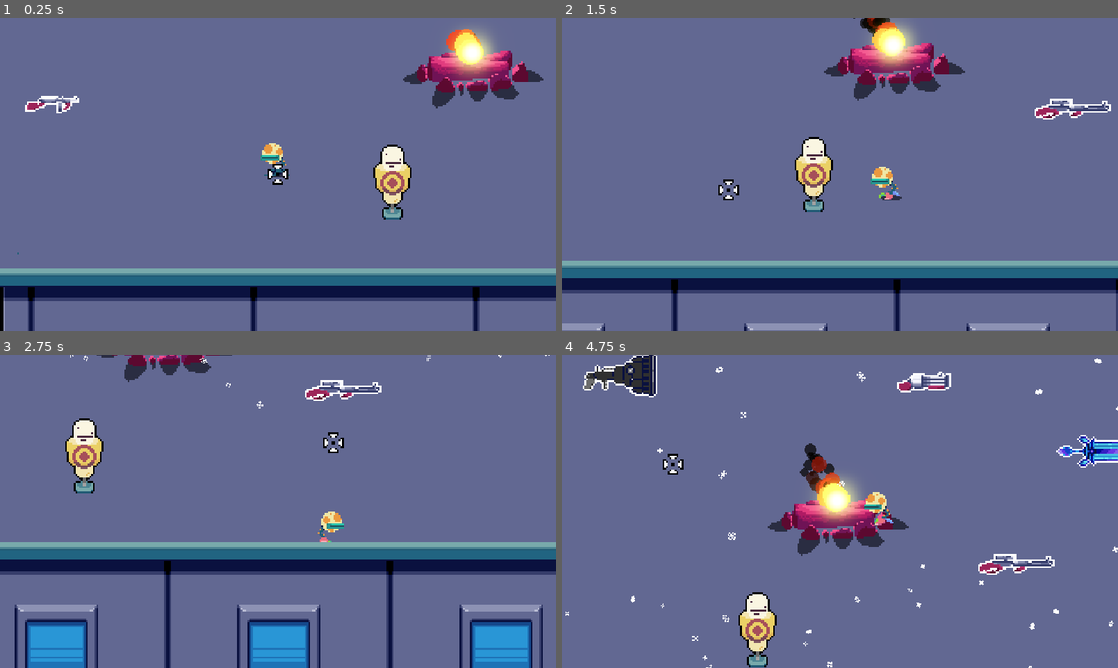
Above: before the commit, frames 1-4 (two rows, left to right).
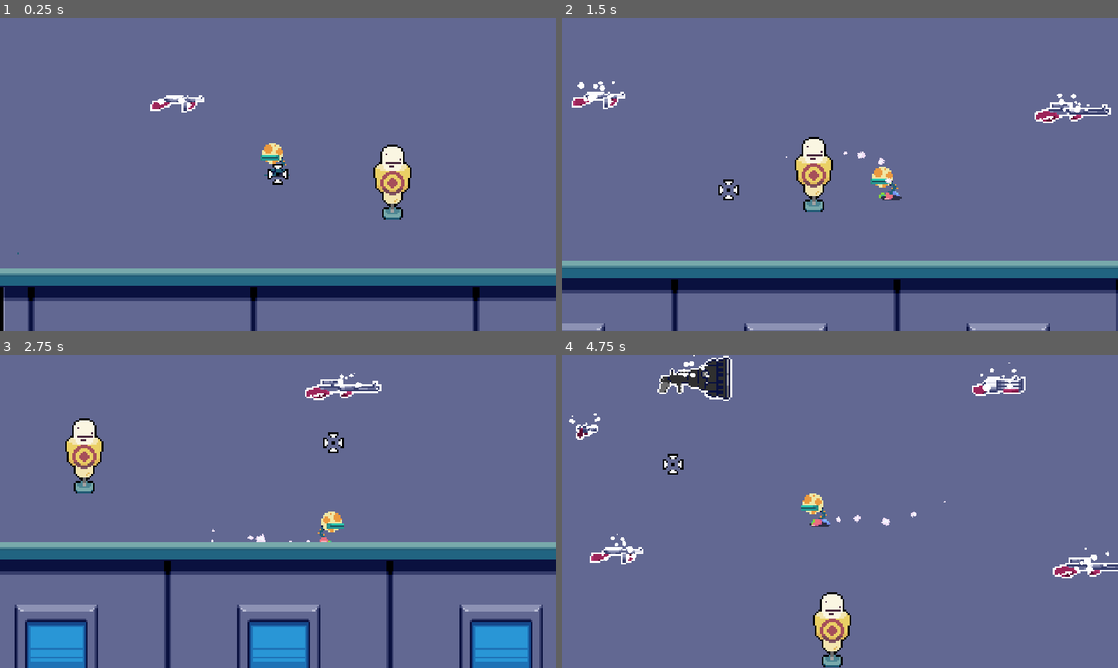
Above: after the commit, the same moments.

Repository: gisotra/protoroguelike
Game: Godot game, scene res://scenes/levels/lobby_room.tscn
The game is run twice, just before and just after one commit, with the same random seed, the same clock (stepped at 60 frames per second) and the same inputs.
Inputs (mouse positions are in pixels of both pictures, inside the frame that each line leads up to):
- Up to frame 1 (0.25 s): no input
- Up to frame 2 (1.5 s): move the mouse to (962, 158) at 0.52 s; press the mouse at (962, 158) at 0.53 s; hold D (move_right) 0.53-1.28 s; move the mouse to (728, 190) at 1.27 s; release the mouse at (728, 190) at 1.28 s; hold S (move_down) from 1.28 s (still down); right-click (728, 190) at 1.35 s
- Up to frame 3 (2.75 s): click (166, 527) at 1.55 s; move the mouse to (333, 442) at 2.02 s; release S (move_down) at 2.03 s; press the mouse at (333, 442) at 2.03 s; hold D (move_right) from 2.03 s (still down)
- Up to frame 4 (4.75 s): move the mouse to (812, 574) at 2.77 s; release D (move_right) at 2.78 s; release the mouse at (812, 574) at 2.78 s; hold W (move_up) 2.78-3.53 s; tap E (interact) at 2.85 s; click (812, 574) at 3.05 s; move the mouse to (1006, 558) at 3.52 s; press the mouse at (1006, 558) at 3.53 s; hold A (move_left) from 3.53 s (still down); tap Space (switch_weapons) at 3.6 s; move the mouse to (673, 464) at 4.27 s; release the mouse at (673, 464) at 4.28 s; click (673, 464) at 4.35 s

The runs differ from the first frame. In frame 1, 3.6% of the frame differs, in the area x 4-98%, y 3-31%; in frame 2, 4.1%; in frame 3, 1.2%; in frame 4, 11%, in the area x 0-100%, y 0-100%.

Commit message:
shine drop

Diff:
--- a/resources/swords/Night_Veil.tres
+++ b/resources/swords/Night_Veil.tres
@@ -1,11 +1,7 @@
-[gd_resource type="Resource" script_class="SwordSettings" load_steps=5 format=3 uid="uid://di5oa2iupmtc8"]
+[gd_resource type="Resource" script_class="SwordSettings" load_steps=4 format=3 uid="uid://di5oa2iupmtc8"]
 
 [ext_resource type="Script" uid="uid://hcjoj7k40n5o" path="res://resources/swords/base/SwordSettings.gd" id="1_y58xb"]
 [ext_resource type="Texture2D" uid="uid://c0ruf3huv32kn" path="res://scenes/weapons/guns/visuals/guns_spritesheet.png" id="2_loucf"]
-
-[sub_resource type="AtlasTexture" id="AtlasTexture_1af4m"]
-atlas = ExtResource("2_loucf")
-region = Rect2(131, 166, 46, 19)
 
 [sub_resource type="AtlasTexture" id="AtlasTexture_loucf"]
 atlas = ExtResource("2_loucf")
@@ -15,5 +11,4 @@
 script = ExtResource("1_y58xb")
 combo_size = 3
 sword_sprite = SubResource("AtlasTexture_loucf")
-sword_outline = SubResource("AtlasTexture_1af4m")
 metadata/_custom_type_script = "uid://hcjoj7k40n5o"
--- a/scenes/levels/lobby_room.tscn
+++ b/scenes/levels/lobby_room.tscn
@@ -1,15 +1,13 @@
-[gd_scene load_steps=25 format=3 uid="uid://dacrcyjtpm36g"]
+[gd_scene load_steps=23 format=3 uid="uid://dacrcyjtpm36g"]
 
 [ext_resource type="PackedScene" uid="uid://bfn5x154t8bag" path="res://scenes/scenary/Gate.tscn" id="1_5wg5b"]
 [ext_resource type="PackedScene" uid="uid://dtbcxe7mm1u4b" path="res://scenes/UI/cursor.tscn" id="1_e5vng"]
 [ext_resource type="PackedScene" uid="uid://ctl5ov2xsk68e" path="res://scenes/player/player.tscn" id="2_cq85v"]
 [ext_resource type="PackedScene" uid="uid://bbwh752ccvdj2" path="res://scenes/camera/camera.tscn" id="3_e5vng"]
-[ext_resource type="PackedScene" uid="uid://culccqnh0ukgy" path="res://scenes/levels/emmiters/snow_emitter.tscn" id="3_hi1ba"]
 [ext_resource type="Texture2D" uid="uid://f7cl8jw48rsg" path="res://scenes/scenary/visuals/newLobby.png" id="3_y8spk"]
 [ext_resource type="Texture2D" uid="uid://c0tdowp71tidy" path="res://scenes/scenary/visuals/gate.png" id="6_capf1"]
 [ext_resource type="Script" uid="uid://fxd2qv6cevdu" path="res://scenes/camera/scripts/cinematic_area.gd" id="7_6jy5w"]
 [ext_resource type="PackedScene" uid="uid://d2tsr6a16pfw4" path="res://scenes/entities/npcs/npc.tscn" id="8_dxdr2"]
-[ext_resource type="PackedScene" uid="uid://boybbexvgy8em" path="res://scenes/scenary/scripts/firepit.tscn" id="8_sbk1y"]
 [ext_resource type="Texture2D" uid="uid://dx0h3aifdpoup" path="res://scenes/scenary/visuals/newLobby_underBoard.png" id="10_t5hfm"]
 [ext_resource type="PackedScene" uid="uid://bq2s3apqr5xbe" path="res://scenes/weapons/guns/pistol.tscn" id="11_1bake"]
 [ext_resource type="PackedScene" uid="uid://cb7tdfihvsbhj" path="res://scenes/weapons/guns/rocket_launcher.tscn" id="12_bgurf"]
@@ -50,12 +48,6 @@
 adjustment_enabled = true
 
 [node name="LobbyRoom" type="Node2D"]
-
-[node name="SnowEmitter" parent="." node_paths=PackedStringArray("player") instance=ExtResource("3_hi1ba")]
-z_index = 10
-z_as_relative = false
-position = Vector2(-140, 15)
-player = NodePath("../scenary/player")
 
 [node name="cursor" parent="." instance=ExtResource("1_e5vng")]
 
@@ -109,9 +101,6 @@
 position = Vector2(2.5, 17.25)
 shape = SubResource("RectangleShape2D_sbk1y")
 
-[node name="firepit" parent="scenary" instance=ExtResource("8_sbk1y")]
-position = Vector2(0, 136)
-
 [node name="walls" type="Node2D" parent="scenary"]
 
 [node name="StaticBody2D" type="StaticBody2D" parent="scenary/walls"]
@@ -155,7 +144,7 @@
 [node name="Node2D" type="Node2D" parent="scenary"]
 
 [node name="Pistol" parent="scenary/Node2D" instance=ExtResource("11_1bake")]
-position = Vector2(-189, 99)
+position = Vector2(-187, 85)
 
 [node name="RocketLauncher" parent="scenary/Node2D" instance=ExtResource("12_bgurf")]
 position = Vector2(-125, 54)
@@ -164,7 +153,7 @@
 position = Vector2(103, 163)
 
 [node name="TommyGun" parent="scenary/Node2D" instance=ExtResource("14_tpf23")]
-position = Vector2(-242, 156)
+position = Vector2(-170, 156)
 
 [node name="TripleShotgun" parent="scenary/Node2D" instance=ExtResource("15_uyl1k")]
 position = Vector2(50, 58)
--- a/scenes/player/player.tscn
+++ b/scenes/player/player.tscn
@@ -202,7 +202,6 @@
 anim_offset_max = 1.0
 
 [node name="dust" parent="." instance=ExtResource("7_0owmy")]
-visible = false
 emitting = false
 
 [node name="Trail2D" type="Line2D" parent="."]
--- a/scenes/player/scripts/player.gd
+++ b/scenes/player/scripts/player.gd
@@ -5,7 +5,6 @@
 const coeficiente_de_aceleracao = .15
 @onready var sprite: AnimatedSprite2D = $AnimatedSprite2D
 @onready var eyes: Sprite2D = $eyes
-@onready var gun: Gun = $Gun
 var isWalking: bool = false
 @onready var dust: GPUParticles2D = $dust
 @onready var central_head_point: Marker2D = $central_head_point
--- a/scenes/weapons/guns/gun.tscn
+++ b/scenes/weapons/guns/gun.tscn
@@ -1,8 +1,9 @@
-[gd_scene load_steps=5 format=3 uid="uid://dmwlvjfj2fxb1"]
+[gd_scene load_steps=6 format=3 uid="uid://dmwlvjfj2fxb1"]
 
 [ext_resource type="Script" uid="uid://cxi2ltx2yw2gh" path="res://scenes/weapons/guns/scripts/base/Gun.gd" id="1_76485"]
 [ext_resource type="PackedScene" uid="uid://dahyafqvjnpxn" path="res://components/comp_scenes/interaction_component.tscn" id="2_mgo42"]
 [ext_resource type="Texture2D" uid="uid://bxm6uynhc06hf" path="res://scenes/UI/keys.png" id="3_imjbj"]
+[ext_resource type="PackedScene" uid="uid://bpupxjsevyybh" path="res://scenes/weapons/drop_shining.tscn" id="4_eb8y7"]
 
 [sub_resource type="CircleShape2D" id="CircleShape2D_mfrst"]
 radius = 29.017237
@@ -29,4 +30,6 @@
 shape = SubResource("CircleShape2D_mfrst")
 debug_color = Color(0, 0.6509804, 0.13333334, 0)
 
+[node name="firepit" parent="." instance=ExtResource("4_eb8y7")]
+
 [editable path="Interaction_Component"]
--- a/scenes/weapons/guns/scripts/base/Gun.gd
+++ b/scenes/weapons/guns/scripts/base/Gun.gd
@@ -30,6 +30,8 @@
 
 func _ready():
 	setup_gun()
+	if on_floor:
+		levitate()
 	interaction_component.interact = Callable(self, "_on_interact")
 
 func _process(delta: float) -> void:
@@ -132,6 +134,7 @@
 	outline.hide()
 	gun_sprite.position = sprite_desired_offset
 	current_state = WeaponState.HANDLED
+	stop_levitating()
 
 #Override
 func _transition_to_drop():
@@ -143,6 +146,7 @@
 	gun_sprite.show()
 	outline.show()
 	current_state = WeaponState.DROP
+	levitate()
 
 
 #Override
@@ -152,3 +156,4 @@
 	gun_sprite.hide()
 	outline.hide()
 	current_state = WeaponState.STORED
+	stop_levitating()
--- a/scenes/weapons/swords/scripts/sword.gd
+++ b/scenes/weapons/swords/scripts/sword.gd
@@ -24,7 +24,6 @@
 @onready var interaction_component: InteractionComponent = $InteractionComponent
 @onready var outline: Sprite2D = $sword_sprite/outline
 
-
 # Addons
 @onready var camera: Camera2D = get_tree().get_first_node_in_group("Camera") #node global
 @onready var player: CharacterBody2D = get_tree().get_first_node_in_group("Player")
@@ -33,6 +32,8 @@
 
 func _ready() -> void:
 	_setup_sword()
+	if on_floor:
+		levitate()
 	interaction_component.interact = Callable(self, "_on_interact")
 
 # Called every frame. 'delta' is the elapsed time since the previous frame.
@@ -51,6 +52,7 @@
 		WeaponState.DROP:
 			interaction_component.monitoring = true
 			sword_sprite.position = Vector2.ZERO
+
 ### --------------------------------------- ARMA NO INVENTÁRIO (switchable) ---------------------------------------
 		WeaponState.STORED:
 			pass
@@ -108,6 +110,7 @@
 	outline.hide()
 	sword_sprite.position = sprite_desired_offset
 	current_state = WeaponState.HANDLED
+	stop_levitating()
 
 #Override
 func _transition_to_drop():
@@ -119,6 +122,7 @@
 	sword_sprite.show()
 	outline.show()
 	current_state = WeaponState.DROP
+	levitate()
 
 #Override
 func _transition_to_stored():
@@ -127,3 +131,4 @@
 	sword_sprite.hide()
 	outline.hide()
 	current_state = WeaponState.STORED
+	stop_levitating()
--- a/scenes/weapons/swords/sword.tscn
+++ b/scenes/weapons/swords/sword.tscn
@@ -1,6 +1,7 @@
-[gd_scene load_steps=4 format=3 uid="uid://cwpryeapp5soo"]
+[gd_scene load_steps=5 format=3 uid="uid://cwpryeapp5soo"]
 
 [ext_resource type="Script" uid="uid://c20jb37gyqxd6" path="res://scenes/weapons/swords/scripts/sword.gd" id="1_26wvk"]
+[ext_resource type="PackedScene" uid="uid://bpupxjsevyybh" path="res://scenes/weapons/drop_shining.tscn" id="3_tpw2o"]
 [ext_resource type="PackedScene" uid="uid://dahyafqvjnpxn" path="res://components/comp_scenes/interaction_component.tscn" id="3_vsg1r"]
 
 [sub_resource type="CircleShape2D" id="CircleShape2D_tpw2o"]
@@ -12,6 +13,8 @@
 [node name="sword_sprite" type="Sprite2D" parent="."]
 
 [node name="outline" type="Sprite2D" parent="sword_sprite"]
+
+[node name="firepit" parent="sword_sprite" instance=ExtResource("3_tpw2o")]
 
 [node name="AnimationPlayer" type="AnimationPlayer" parent="."]
 
--- a/scenes/weapons/weapon.gd
+++ b/scenes/weapons/weapon.gd
@@ -4,7 +4,7 @@
 @export var outline_sprite: Texture2D
 # Universal para cada arma
 @onready var current_state: WeaponState = WeaponState.HANDLED
-#@onready var weaponTween = create_tween()
+@onready var myTween = create_tween()
 
 enum WeaponState {
 	HANDLED, # Está ativa
@@ -20,16 +20,21 @@
 	else:
 		scale.y = 1
 
-"""func levitate():
-	var myTween = create_tween()
-	myTween.tween_property(self, "position:y", position.y - 8, 0.8)
-	myTween.setTrans(Tween.TRANS_SINE)
-	myTween.setEase(Tween.EASE_IN_OUT)
-	myTween.tween_property(self, "position:y", position.y + 8, 0.8)\
-		.setTrans(Tween.TRANS_SINE)\
-		.setEase(Tween.EASE_IN_OUT)
+
+
+func levitate():
+	myTween.tween_property(self, "position:y", position.y - 2, 0.8)
+	myTween.set_trans(Tween.TRANS_SINE)
+	myTween.set_ease(Tween.EASE_IN_OUT)
+	myTween.tween_property(self, "position:y", position.y + 2, 0.8)
+	myTween.set_trans(Tween.TRANS_SINE)
+	myTween.set_ease(Tween.EASE_IN_OUT)
 	myTween.set_loops()
-"""
+	myTween.play()
+
+
+func stop_levitating():
+	myTween.pause()
 #Overridable
 func _transition_to_handled():
 	pass
